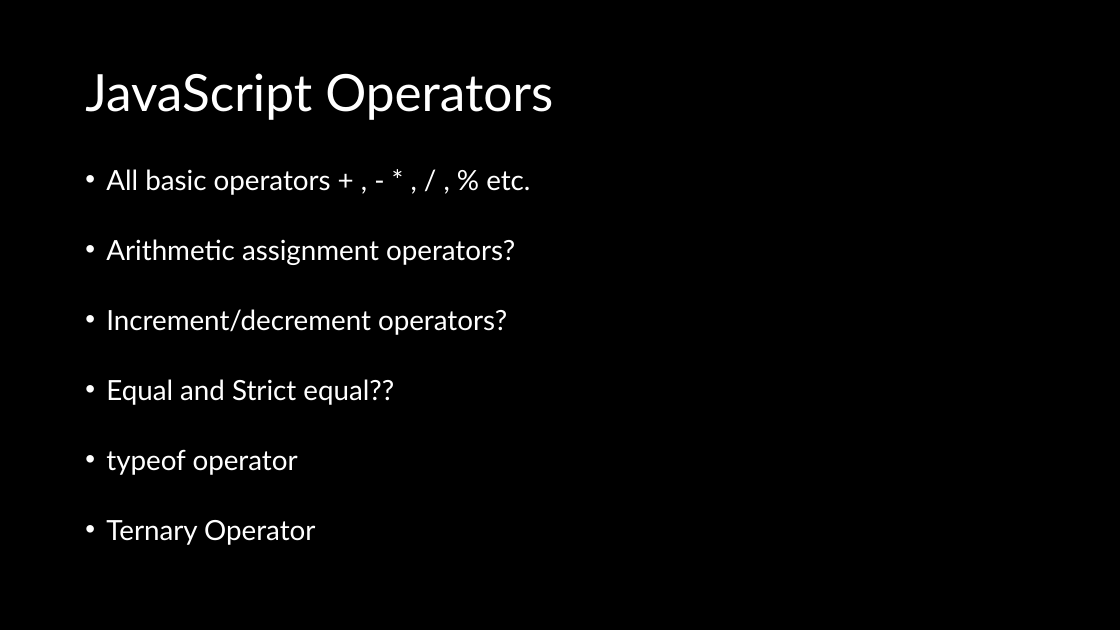
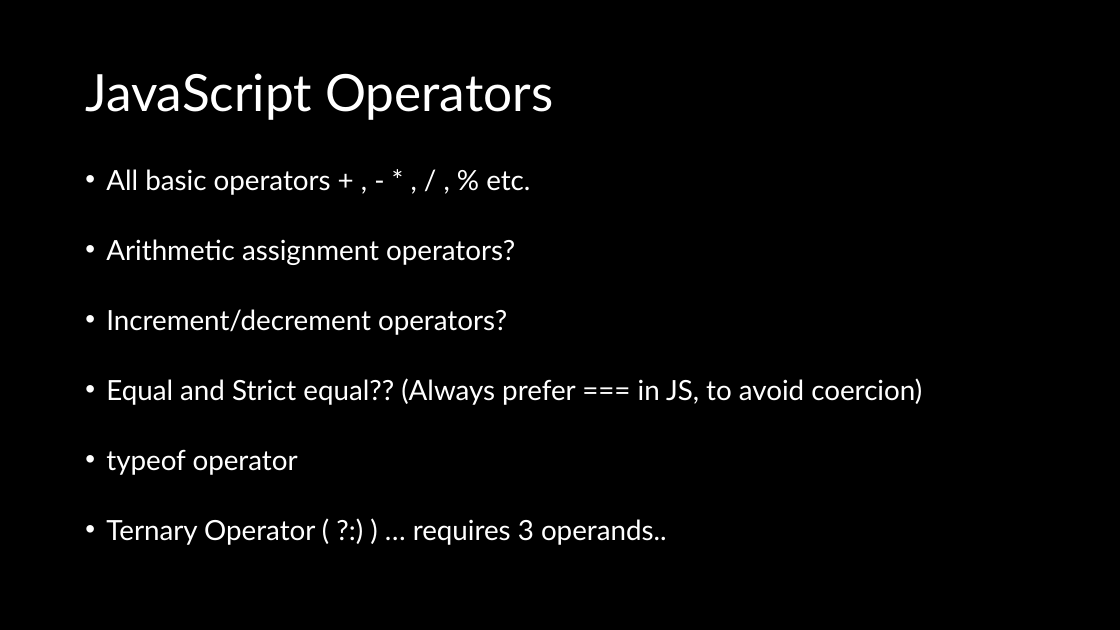
Before and after one commit to natiquekeyin/fall2024, a slide deck: slide 15 of JavaScript/Week2/Week 2.pptx. Drawn at 1120x630 pixels with LibreOffice and Linux fonts; fonts in the diff are those of the drawing. Boxes give left, top, right and bottom in pixels: in the first picture for what was removed or moved away, otherwise in the second. Text is boxed around its words. In the diff, an @@ line names an element or a change of style, - is before the commit and + after.

```diff
--- a/JavaScript/Week2/Week 2.pptx
+++ b/JavaScript/Week2/Week 2.pptx
@@ text at (106,378,922,405): text changed @@
-• Equal and Strict equal??
+• Equal and Strict equal?? (Always prefer === in JS, to avoid coercion)
@@ text at (106,519,667,545): text changed @@
-• Ternary Operator
+• Ternary Operator ( ?:) ) … requires 3 operands..
```
Also in this commit, not shown: 8 slides added, 1 other file.
